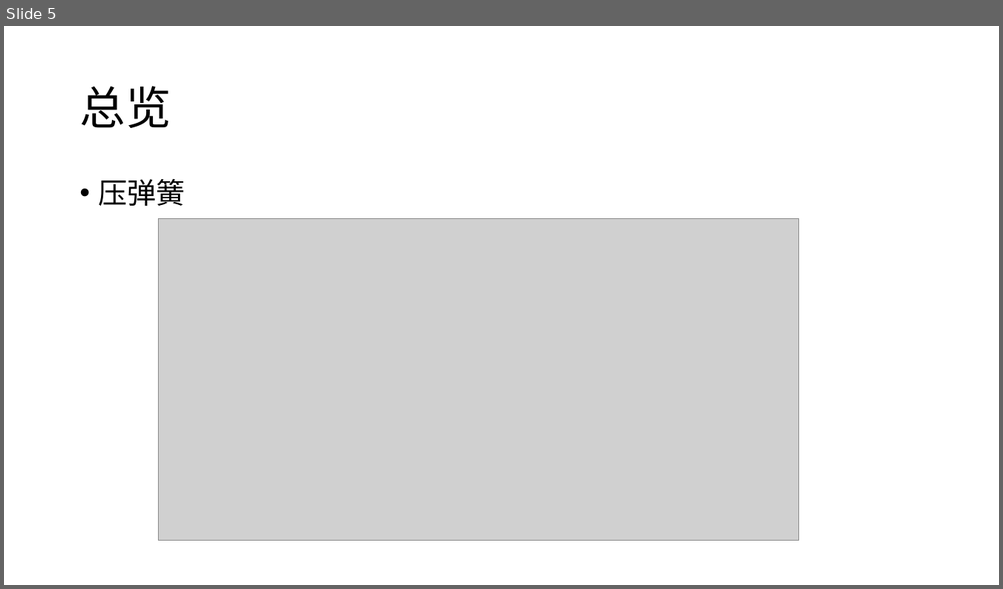
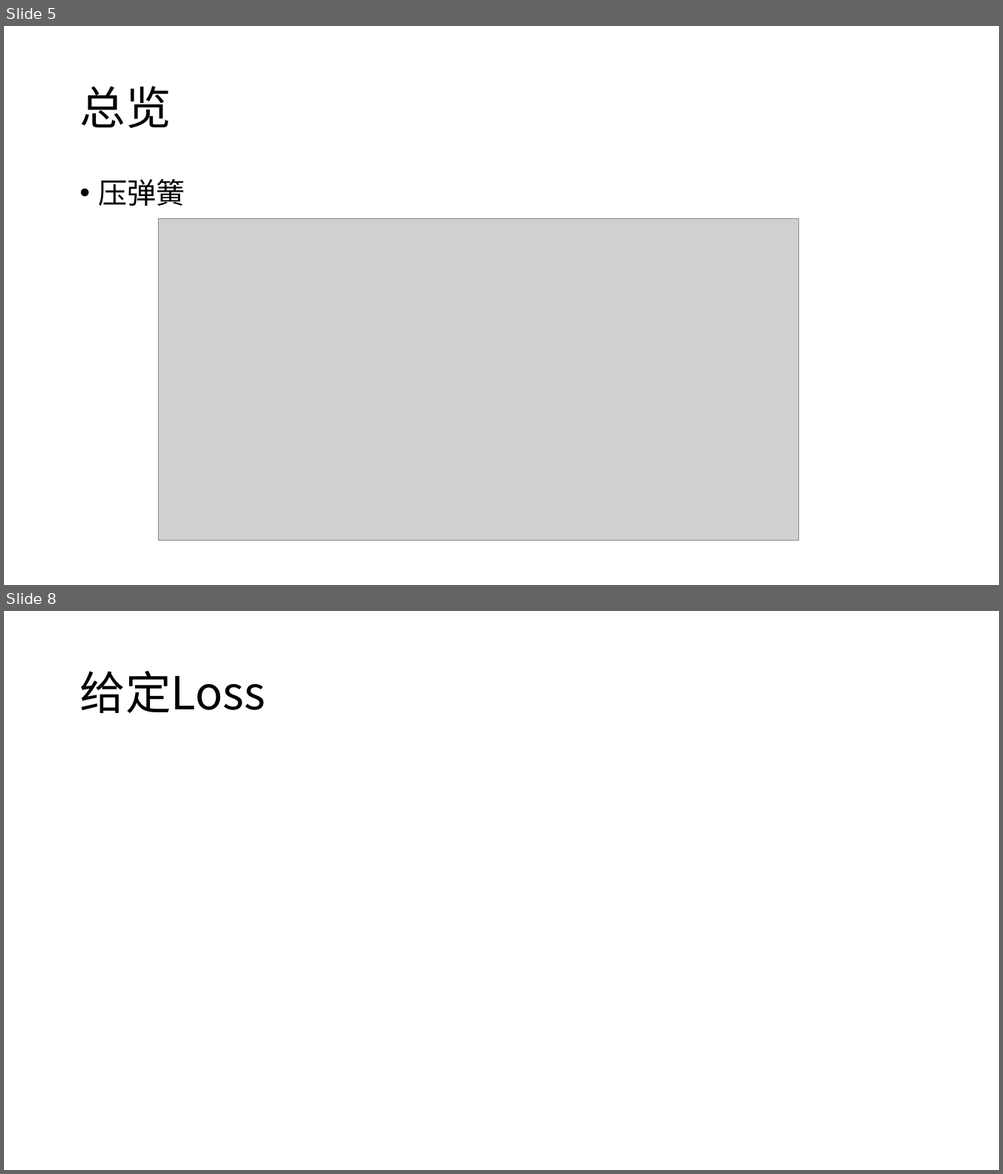
Before and after one commit to tchennech/Linux, a slide deck: 陈文儒.pptx. Shown one above the other, each under a label of ours: slide 5 before the commit, slides 5 and 8 after it; the slides between them are not shown. The pictures are 1003x589 and 1003x1174 pixels, drawn with LibreOffice and Linux fonts; fonts in the diff are those of the drawing; grey boxes stand for pictures. Boxes give left, top, right and bottom in pixels: in the first picture for what was removed or moved away, otherwise in the second. Text is boxed around its words. In the diff, an @@ line names an element or a change of style, - is before the commit and + after.

```diff
--- a/陈文儒.pptx
+++ b/陈文儒.pptx
@@ slide 8 added at bbox=[4, 611, 999, 1170], background #FFFFFF @@
@@ title added at bbox=[79, 671, 265, 713], 44 pt, text #000000 @@
+给定Loss
```
Also in this commit, not shown: 1 slide changed, 14 other slides added, 5 other files.
